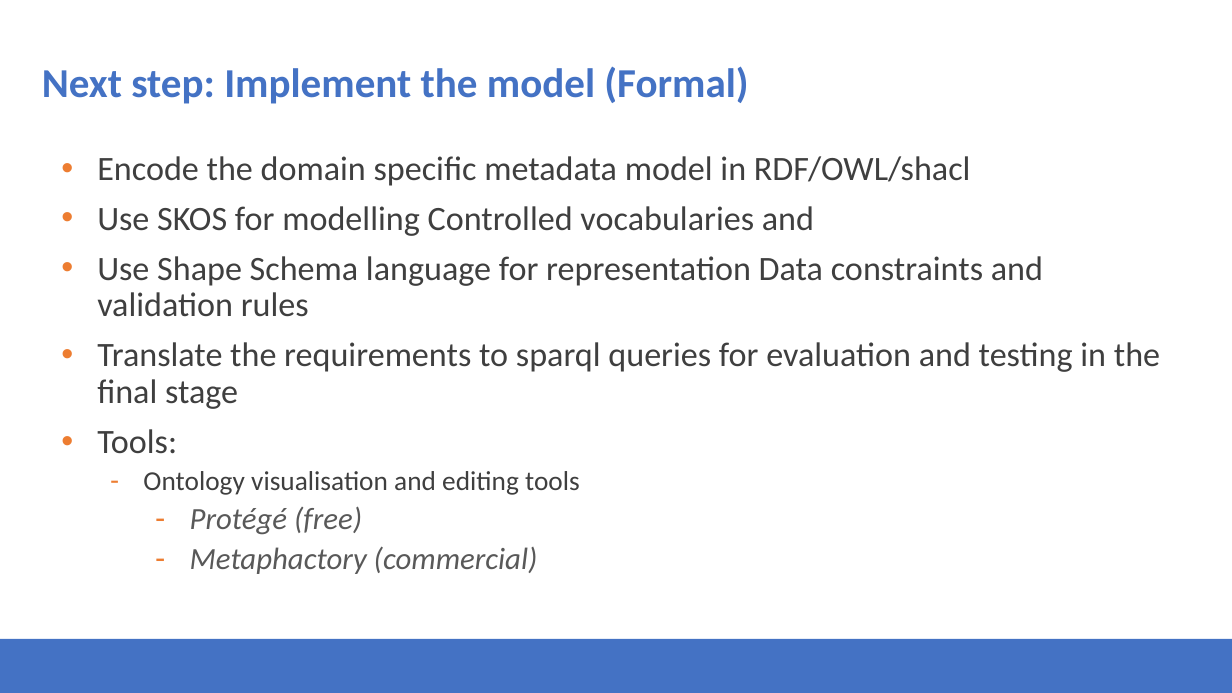
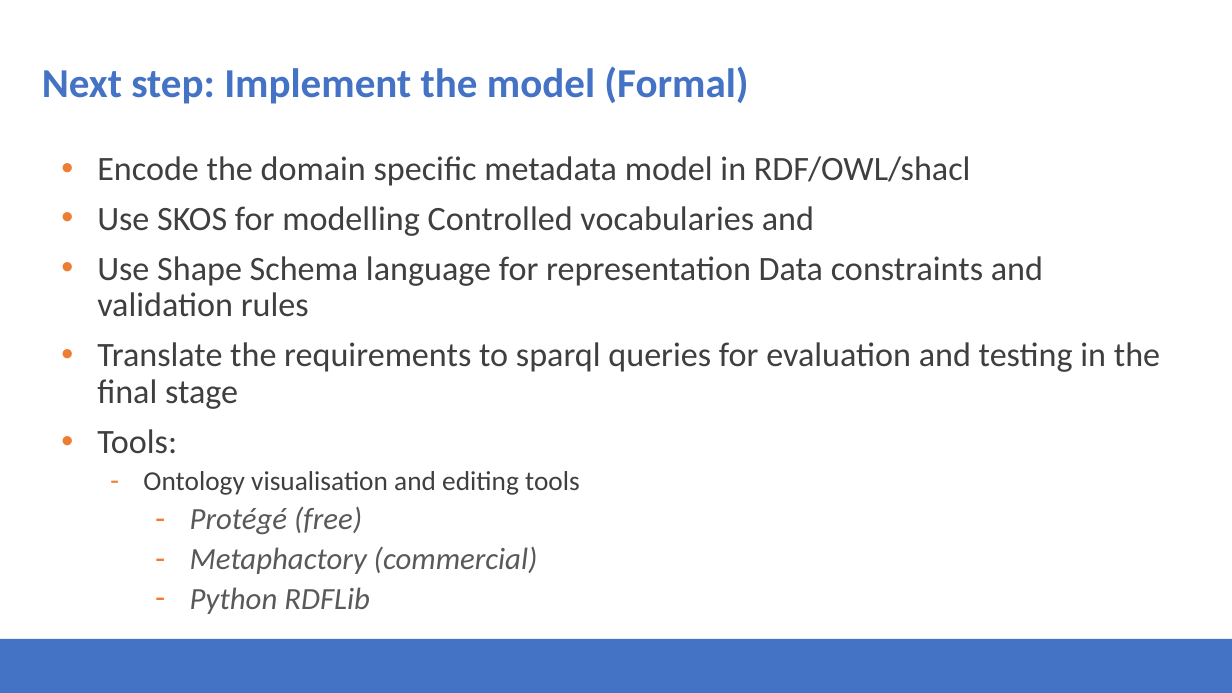
Before and after one commit to Health-RI/health-ri-metadata, a slide deck: slide 24 of Presentations/31082023HRI_Metadata_Schema_ImagingGroup_KickOff.pptx (slide 22 before the commit). Drawn at 1232x693 pixels with LibreOffice and Linux fonts; fonts in the diff are those of the drawing; background and template pictures are left out. Boxes give left, top, right and bottom in pixels: in the first picture for what was removed or moved away, otherwise in the second. Text is boxed around its words. In the diff, an @@ line names an element or a change of style, - is before the commit and + after.

Commit message:
update

```diff
--- a/Presentations/31082023HRI_Metadata_Schema_ImagingGroup_KickOff.pptx
+++ b/Presentations/31082023HRI_Metadata_Schema_ImagingGroup_KickOff.pptx
@@ text at (x1=190, y1=587, x2=370, y2=614): paragraph added @@
+    – Python RDFLib
```
Also in this commit, not shown: 2 other slides changed, 1 slide added, 1 slide removed.
